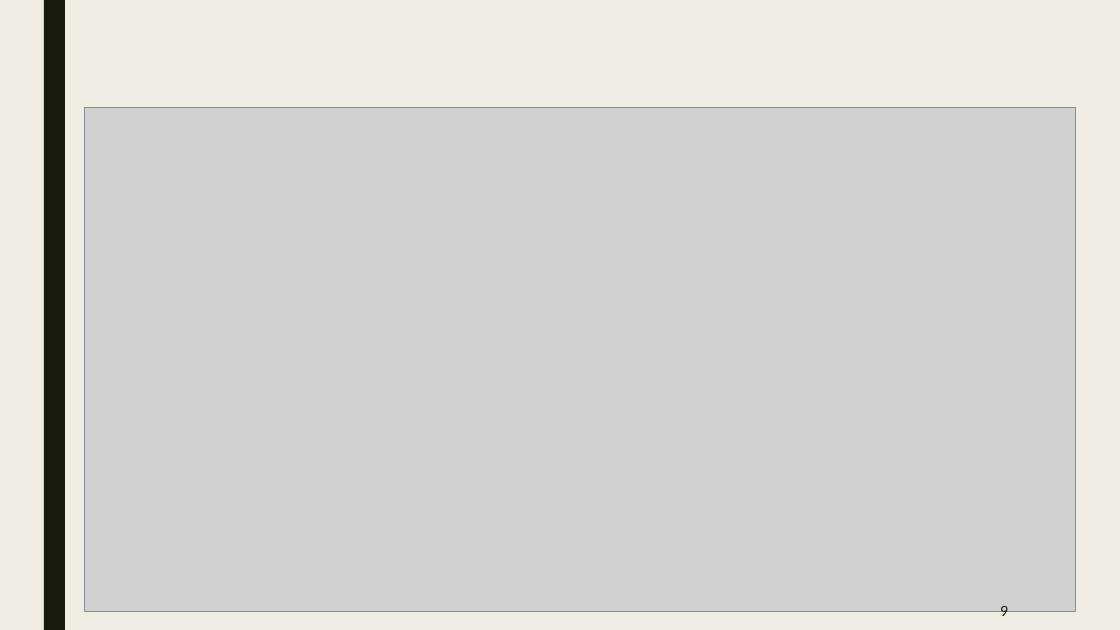
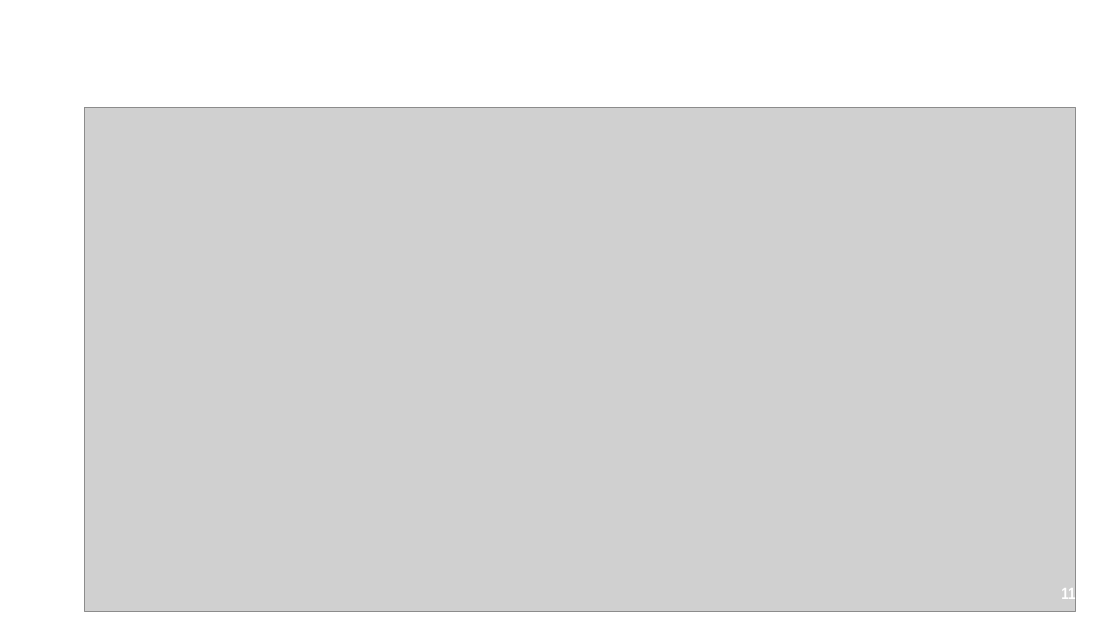
Before and after one commit to 14Spaseeva/thesissample, a slide deck: slide 11 of защита/презентация.pptx (slide 9 before the commit). Drawn at 1120x630 pixels with LibreOffice and Linux fonts; fonts in the diff are those of the drawing; grey boxes stand for pictures; background and template pictures are left out. Boxes give left, top, right and bottom in pixels: in the first picture for what was removed or moved away, otherwise in the second. Text is boxed around its words. In the diff, an @@ line names an element or a change of style, - is before the commit and + after.

```diff
--- a/защита/презентация.pptx
+++ b/защита/презентация.pptx
@@ background #EFEDE3 to #FFFFFF @@
@@ rectangle removed at (x1=44, y1=0, x2=65, y2=630) @@
@@ ellipse added at (x1=1050, y1=575, x2=1087, y2=612), outline #FFFFFF 1 pt @@
@@ page number at (x1=1061, y1=588, x2=1075, y2=599): text changed; size 12 to 14 pt; font Lato to Arial Narrow; text colour #191B0E to #FFFFFF; bold on @@
-9
+11
```
Also in this commit, not shown: 13 other slides changed, 3 slides added, 1 slide removed, 2 other files.
